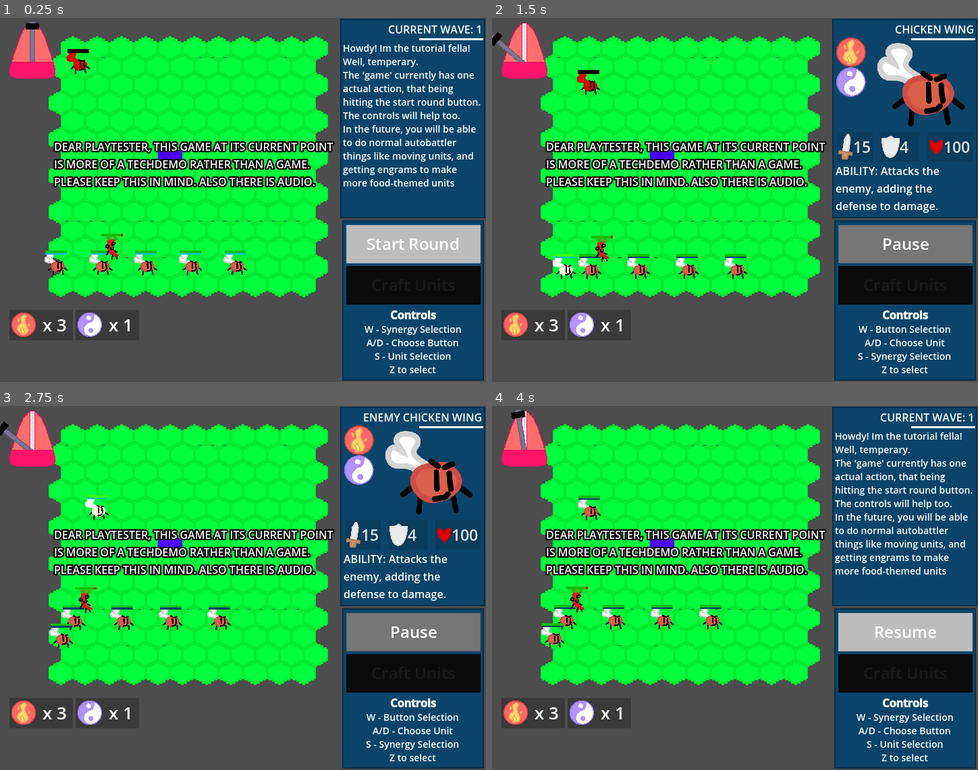
Above: before the commit, frames 1-4 (two rows, left to right).
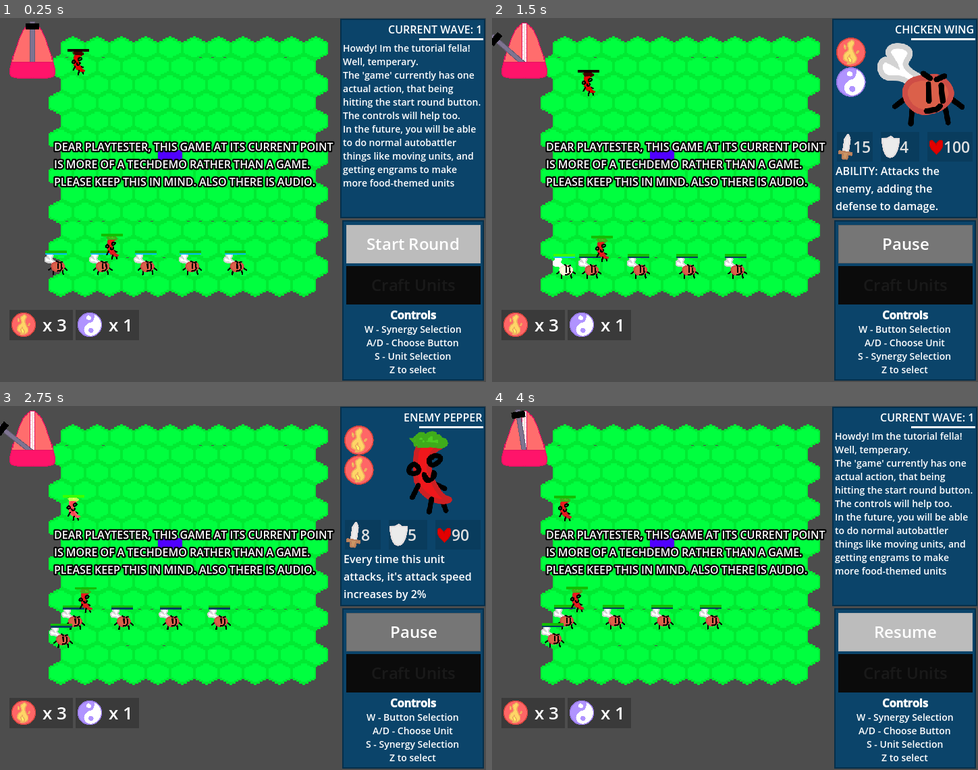
Above: after the commit, the same moments.

Repository: Kaplin86/engrams-of-chaos
Game: Godot game, scene res://main.tscn
Two runs of this game, one before a commit and one after it. Both use one fixed random seed, a clock stepped at 60 frames per second and the inputs below.
Inputs (mouse positions are in pixels of both pictures, inside the frame that each line leads up to):
- Up to frame 1 (0.25 s): no input
- Up to frame 2 (1.5 s): tap Enter at 0.5 s; move the mouse to (841, 181) at 0.52 s; hold Right (ui_right) 0.53-1.28 s; tap Z (confirm) at 0.6, 1.35 s; click (841, 181) at 0.67 s; move the mouse to (637, 218) at 1.27 s; hold Down (ui_down) from 1.28 s (still down)
- Up to frame 3 (2.75 s): move the mouse to (291, 507) at 2.02 s; release Down (ui_down) at 2.03 s; hold Right (ui_right) from 2.03 s (still down); tap X (deny) at 2.1 s; tap Z (confirm) at 2.3 s
- Up to frame 4 (4 s): move the mouse to (710, 660) at 2.77 s; release Right (ui_right) at 2.78 s; hold Up (ui_up) 2.78-3.53 s; tap Z (confirm) at 2.85, 3.5, 3.6 s; click (710, 660) at 2.92 s; move the mouse to (880, 642) at 3.52 s; hold Left (ui_left) from 3.53 s (still down)

The runs differ from the first frame. In frame 1, 0.2% of the frame differs, in the area x 13-26%, y 9-60%; in frame 2, 0.2%; in frame 3, 4.3%, in the area x 12-100%, y 2-54%; in frame 4, 0.3%.

Commit message:
20 Hour
made it so you can confirm a craft and it will also play animation. It doesnt actually give anything yet. You can also now exit the crafting ui. I added the rest of the units to the json and made it so it defaults to pepper if the unit doesnt exist when it tries to summon. Made function to actually get crafted units.

Diff:
--- a/cursor_handler.gd
+++ b/cursor_handler.gd
@@ -119,14 +119,39 @@
 						currentCrafting.append(main.engramInventory.keys()[craftingSelected])
 				else:
 					currentCrafting.append(main.engramInventory.keys()[craftingSelected])
-			ui.updateCraftingUi(currentCrafting)
+
+				ui.updateCraftingUi(currentCrafting)
+			else:
+				craftingSelected = 0
+
+
+				for E in currentCrafting:
+					main.engramInventory[E] -= 1
+					if main.engramInventory[E] == 0:
+						main.engramInventory.erase(E)
+				ui.showCraftingUi(main.engramInventory,true)
+				var NewFusion = DatastoreHolder.getFusedUnit(currentCrafting[0],currentCrafting[1])
+				currentCrafting = []
+				CurrentState = "CraftingAnim"
+				ui.runCraftAnim()
+				await ui.craftAnimDone
+				CurrentState = "Crafting"
+				ui.updateCraftingUi(currentCrafting)
+
 		elif Input.is_action_just_pressed("deny"):
 			currentCrafting.pop_back()
 			ui.updateCraftingUi(currentCrafting)
-		print(currentCrafting)
+		elif Input.is_action_just_pressed("ui_down"):
+			ui.hideCraftingUI()
+			CurrentState = "StartPause"
+	elif CurrentState == "CraftingAnim":
+		print("h")
 
 
-	ui.currentControlState(CurrentState)
+	if currentCrafting.size() == 2:
+		ui.currentControlState("CraftConfirm")
+	else:
+		ui.currentControlState(CurrentState)
 
 var currentCrafting = []
 
--- a/datastore/synergyUnits.json
+++ b/datastore/synergyUnits.json
@@ -1,4 +1,24 @@
 {
 	"pepper":["spicy","spicy"],
-	"chicken_wing":["spicy","umami"]
+	"chicken_wing":["spicy","umami"],
+
+	"cake":["sweet","sweet"],
+	"bbq":["sweet","spicy"],
+	"pineapple":["sweet","sour"],
+	"chocolate":["sweet","bitter"],
+	"bacon":["sweet","umami"],
+	"caramel":["sweet","salty"],
+	"kimchi":["spicy","sour"],
+	"sauce":["spicy","bitter"],
+	"salt_and_pepper":["spicy","salty"],
+	"sour_belt":["sour","sour"],
+	"citrus":["sour","bitter"],
+	"onion":["sour","umami"],
+	"pickle":["sour","salty"],
+	"coffee":["bitter","bitter"],
+	"mushroom":["bitter","umami"],
+	"blue_cheese":["bitter","salty"],
+	"walnut":["umami","umami"],
+	"fish":["umami","salty"],
+	"salt_cube":["salty","salty"]
 }
--- a/datastoreHolder.gd
+++ b/datastoreHolder.gd
@@ -3,9 +3,21 @@
 var synergyTypes = ["spicy","umami"]
 
 var synergyUnitJson : Dictionary = {}
+var craftingUnitJson : Dictionary = {}
 
 func _ready() -> void:
 	var file = FileAccess.open("res://datastore/synergyUnits.json", FileAccess.READ)
 	var content = file.get_as_text()
 	file.close()
 	synergyUnitJson = JSON.new().parse_string(content)
+
+	craftingUnitJson = JSON.new().parse_string(content) # THIS IS TEMP!! LATER DOWN THE LINE I WILL MAKE ITS OWN INDEPENDENT JSON
+
+	print(getFusedUnit("umami","spicy"))
+
+
+func getFusedUnit(element1,element2):
+	for unit in craftingUnitJson:
+		if craftingUnitJson.get(unit,[]).has(element1):
+			if craftingUnitJson.get(unit,[]).has(element2):
+				return unit
--- a/gameManager.gd
+++ b/gameManager.gd
@@ -92,6 +92,8 @@
 
 func spawnUnit(unitType : String, pos : Vector2i, team : int = 1): ## Spawns a unit of a particular type at a specific board position
 	if board:
+		if !FileAccess.file_exists("res://units/" + unitType + "/" + unitType + ".tscn"):
+			unitType = "pepper"
 		var NewUnit : BaseUnit = load("res://units/" + unitType + "/" + unitType + ".tscn").instantiate()
 		NewUnit.board_position = pos
 		NewUnit.board = board
--- a/ui.gd
+++ b/ui.gd
@@ -101,10 +101,12 @@
 		$GameManagingButtons/Pause_Resume.color = Color("636363")
 		$GameManagingButtons/Craft.color = Color("636363")
 
-func showCraftingUi(inventory : Dictionary):
-	var coolTween = create_tween()
-
-	coolTween.tween_property($CraftingUI,"modulate",Color(1,1,1,1),0.3)
+func showCraftingUi(inventory : Dictionary,skiptween = false):
+	if !skiptween:
+		var coolTween = create_tween()
+
+		coolTween.tween_property($CraftingUI,"modulate",Color(1,1,1,1),0.3)
+		$AnimationPlayer.speed_scale = 1
 	for E in $CraftingUI/SynergyHolder.get_children():
 		E.queue_free()
 
@@ -115,6 +117,13 @@
 		$CraftingUI/SynergyHolder.add_child(NewRect)
 		NewRect.name = E
 
+	$CraftingUI/LeftElement.position = Vector2(145,176)
+	$CraftingUI/RightElement.position = Vector2(611,234)
+
+func hideCraftingUI():
+	var coolTween = create_tween()
+
+	coolTween.tween_property($CraftingUI,"modulate",Color(1,1,1,0),0.3)
 
 func textUpdateStartButton(newtext : String):
 	$GameManagingButtons/Pause_Resume/Label.text = newtext
@@ -145,6 +154,13 @@
 A/D - Choose synergy
 S - Go Back
 Z - Add Synergy
+X - Remove Synergy
+"
+	elif currentstate == "CraftConfirm":
+		$GameManagingButtons/RichTextLabel.text = "[b]Controls[/b]
+A/D - Choose synergy
+S - Go Back
+Z - Confirm Fusion
 X - Remove Synergy
 "
 
@@ -206,3 +222,13 @@
 	$UnitUI.visible = false
 	$SynergyUI.visible = false
 	$Name.text = "Current Wave: "+  str(roundnumber)
+
+func runCraftAnim():
+	$AnimationPlayer.play("craft")
+	await $AnimationPlayer.animation_finished
+	craftAnimDone.emit()
+	$CraftingUI/LeftElement.position = Vector2(145,176)
+	$CraftingUI/RightElement.position = Vector2(611,234)
+	$AnimationPlayer.speed_scale += 0.1
+
+signal craftAnimDone
--- a/ui.tscn
+++ b/ui.tscn
@@ -8,7 +8,7 @@
 [ext_resource type="Texture2D" uid="uid://cs01ii7jihxxb" path="res://ui/shield.svg" id="6_y4yjw"]
 [ext_resource type="Texture2D" uid="uid://dv72pvgsxfxlw" path="res://ui/heart.svg" id="7_waa4j"]
 [ext_resource type="Texture2D" uid="uid://cnx2kjhktsjrm" path="res://ui/neuron.svg" id="8_ok7cu"]
-[ext_resource type="Texture2D" uid="uid://c82ggqbuxptul" path="res://ui/elements/umami.svg" id="8_waa4j"]
+[ext_resource type="Texture2D" uid="uid://kqqdc7241f6u" path="res://units/chicken_wing/chicken_wing.svg" id="9_ok7cu"]
 
 [sub_resource type="RectangleShape2D" id="RectangleShape2D_27fn8"]
 size = Vector2(426, 403)
@@ -22,6 +22,115 @@
 height = 128
 fill_from = Vector2(0.264957, 0.136752)
 fill_to = Vector2(0.863248, 0.34188)
+
+[sub_resource type="Animation" id="Animation_irxef"]
+resource_name = "craft"
+length = 2.0
+tracks/0/type = "value"
+tracks/0/imported = false
+tracks/0/enabled = true
+tracks/0/path = NodePath("CraftingUI/LeftElement:position")
+tracks/0/interp = 2
+tracks/0/loop_wrap = true
+tracks/0/keys = {
+"times": PackedFloat32Array(0, 1),
+"transitions": PackedFloat32Array(2, 0),
+"update": 0,
+"values": [Vector2(145, 176), Vector2(378, 205)]
+}
+tracks/1/type = "value"
+tracks/1/imported = false
+tracks/1/enabled = true
+tracks/1/path = NodePath("CraftingUI/RightElement:position")
+tracks/1/interp = 2
+tracks/1/loop_wrap = true
+tracks/1/keys = {
+"times": PackedFloat32Array(0, 1),
+"transitions": PackedFloat32Array(2, 0),
+"update": 0,
+"values": [Vector2(611, 234), Vector2(378, 205)]
+}
+tracks/2/type = "value"
+tracks/2/imported = false
+tracks/2/enabled = true
+tracks/2/path = NodePath("CraftingUI/LeftElement:texture")
+tracks/2/interp = 1
+tracks/2/loop_wrap = true
+tracks/2/keys = {
+"times": PackedFloat32Array(1),
+"transitions": PackedFloat32Array(1),
+"update": 1,
+"values": [null]
+}
+tracks/3/type = "value"
+tracks/3/imported = false
+tracks/3/enabled = true
+tracks/3/path = NodePath("CraftingUI/RightElement:texture")
+tracks/3/interp = 1
+tracks/3/loop_wrap = true
+tracks/3/keys = {
+"times": PackedFloat32Array(1),
+"transitions": PackedFloat32Array(1),
+"update": 1,
+"values": [null]
+}
+tracks/4/type = "value"
+tracks/4/imported = false
+tracks/4/enabled = true
+tracks/4/path = NodePath("CraftingUI/CraftedUnit:visible")
+tracks/4/interp = 1
+tracks/4/loop_wrap = true
+tracks/4/keys = {
+"times": PackedFloat32Array(0, 1.01, 2),
+"transitions": PackedFloat32Array(1, 1, 1),
+"update": 1,
+"values": [false, true, false]
+}
+
+[sub_resource type="Animation" id="Animation_e2l4f"]
+length = 0.001
+tracks/0/type = "value"
+tracks/0/imported = false
+tracks/0/enabled = true
+tracks/0/path = NodePath("CraftingUI/LeftElement:position")
+tracks/0/interp = 1
+tracks/0/loop_wrap = true
+tracks/0/keys = {
+"times": PackedFloat32Array(0),
+"transitions": PackedFloat32Array(1),
+"update": 0,
+"values": [Vector2(145, 176)]
+}
+tracks/1/type = "value"
+tracks/1/imported = false
+tracks/1/enabled = true
+tracks/1/path = NodePath("CraftingUI/RightElement:position")
+tracks/1/interp = 1
+tracks/1/loop_wrap = true
+tracks/1/keys = {
+"times": PackedFloat32Array(0),
+"transitions": PackedFloat32Array(1),
+"update": 0,
+"values": [Vector2(611, 234)]
+}
+tracks/2/type = "value"
+tracks/2/imported = false
+tracks/2/enabled = true
+tracks/2/path = NodePath("CraftingUI/RightElement:texture")
+tracks/2/interp = 1
+tracks/2/loop_wrap = true
+tracks/2/keys = {
+"times": PackedFloat32Array(0),
+"transitions": PackedFloat32Array(1),
+"update": 1,
+"values": [ExtResource("3_27fn8")]
+}
+
+[sub_resource type="AnimationLibrary" id="AnimationLibrary_n5rqp"]
+_data = {
+&"RESET": SubResource("Animation_e2l4f"),
+&"craft": SubResource("Animation_irxef")
+}
 
 [node name="UI" type="Node2D"]
 script = ExtResource("1_nltto")
@@ -431,7 +540,6 @@
 [node name="LeftElement" type="Sprite2D" parent="CraftingUI"]
 position = Vector2(145, 176)
 scale = Vector2(0.370549, 0.370549)
-texture = ExtResource("8_waa4j")
 
 [node name="RightElement" type="Sprite2D" parent="CraftingUI"]
 position = Vector2(611, 234)
@@ -455,5 +563,15 @@
 offset_bottom = 431.0
 text = "ENGRAM INVENTORY:"
 
+[node name="CraftedUnit" type="Sprite2D" parent="CraftingUI"]
+visible = false
+position = Vector2(378, 213)
+texture = ExtResource("9_ok7cu")
+
 [node name="Marker2D" type="Marker2D" parent="."]
 position = Vector2(375.406, 206.629)
+
+[node name="AnimationPlayer" type="AnimationPlayer" parent="."]
+libraries = {
+&"": SubResource("AnimationLibrary_n5rqp")
+}
--- a/units/base_unit/base_unit.gd
+++ b/units/base_unit/base_unit.gd
@@ -11,7 +11,7 @@
 
 @export_category("Battle Stats")
 
-@export var hp : int = 100 ## The units current hp, maxhp is set to this at runtime.
+@export var maxHP : int = 100 ## The units current maxHP
 @export var range : int = 1 ## The range of the attacks that a unit has. Will stop 'range' tiles away from an enemy.
 @export var damage : int = 15 ## The damage the unit attepts to do every attack
 @export var speed : float = 1 ## Refers to the amount of attacks it will do per tick. This is also used to decide which unit moves first
@@ -27,7 +27,7 @@
 var directions := [TileSet.CELL_NEIGHBOR_TOP_LEFT_SIDE,TileSet.CELL_NEIGHBOR_TOP_RIGHT_SIDE,TileSet.CELL_NEIGHBOR_RIGHT_SIDE,TileSet.CELL_NEIGHBOR_BOTTOM_RIGHT_SIDE,TileSet.CELL_NEIGHBOR_BOTTOM_LEFT_SIDE,TileSet.CELL_NEIGHBOR_LEFT_SIDE] ## A array that contains all hexagonal directions
 var visualPosition : Vector2 = Vector2(0,0) ## This defines where the visuals for the unit are. Updated every frame
 var timePerTick : float = 0.5 ## The amount of time between ticks. This value gets updated every tick
-var maxHP : int = hp ##The max HP of a unit
+var hp : int = maxHP ##The current hp of the unit
 var mana : int = maxMana ##The current mana of the unit
 
 var attackCharge : float = 0 ## The units attack charge serves as a way to know how many times the unit attacks during their tick. Every attack decreases it by 1.
@@ -47,7 +47,9 @@
 	if maxMana == 0:
 		$VisualHolder/ManaBar.visible = false
 
+
 	mana = 0
+	hp = maxHP
 
 func tick(time_per_tick : float): ## This is ran every ingame tick.
 	timePerTick = time_per_tick
--- a/units/pepper/pepper.tscn
+++ b/units/pepper/pepper.tscn
@@ -7,7 +7,7 @@
 [node name="Unit" instance=ExtResource("1_1srwl")]
 script = ExtResource("2_xaqd2")
 description = "Every time this unit attacks, it's attack speed increases by 2%"
-hp = 90
+maxHP = 90
 damage = 8
 speed = 1.5
 defense = 5
Not shown: 1 places in ui.tscn that only renumber resources
